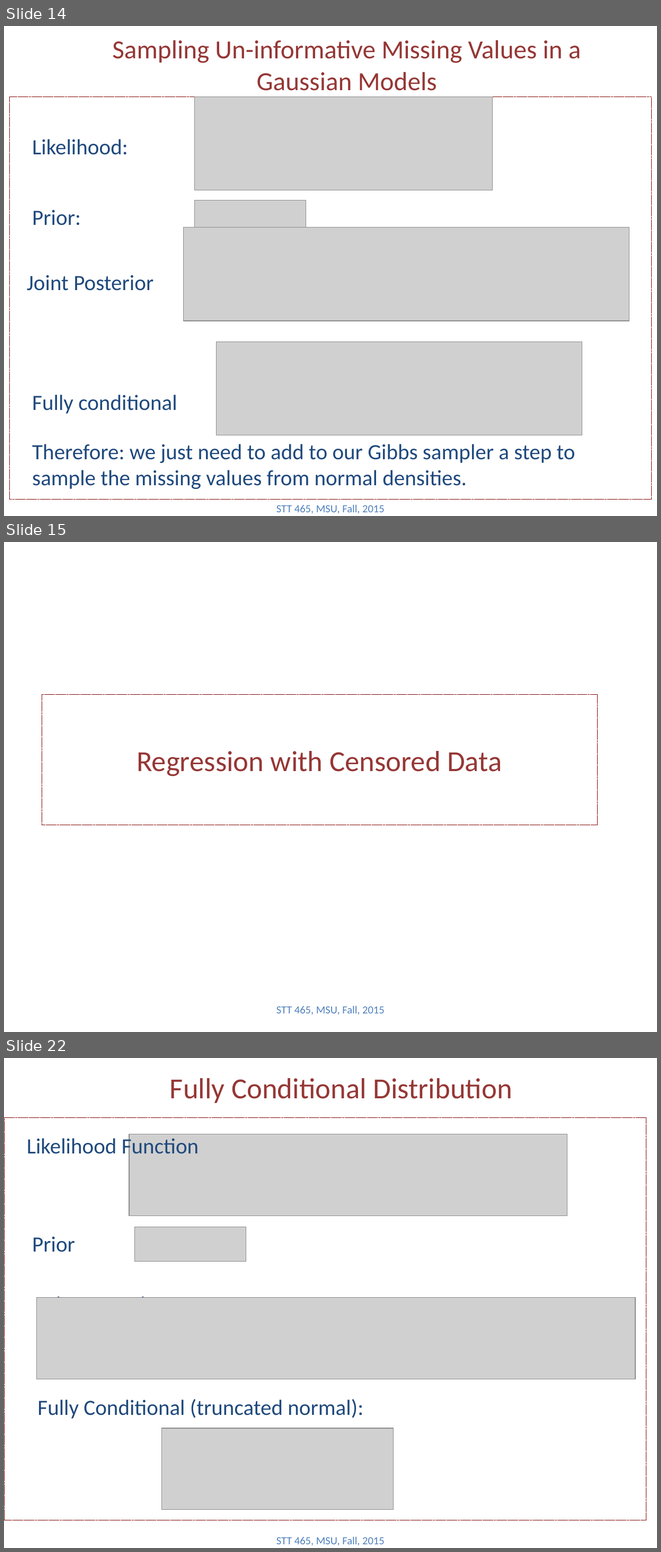
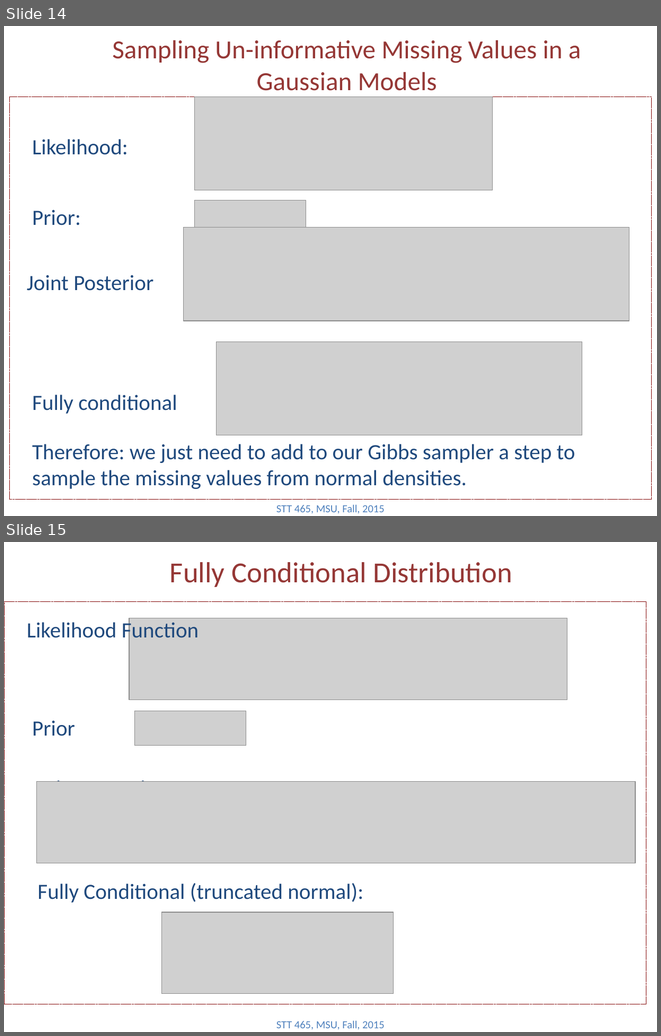
Before and after one commit to Boukos/STT465, a slide deck: STT465_13.pptx. Shown one above the other, each under a label of ours: slides 14, 15 and 22 before the commit, slides 14 and 15 after it; the slides between them are not shown. The pictures are 661x1552 and 661x1036 pixels, drawn with LibreOffice and Linux fonts; fonts in the diff are those of the drawing; grey boxes stand for pictures. Boxes give left, top, right and bottom in pixels: in the first picture for what was removed or moved away, otherwise in the second. Text is boxed around its words. In the diff, an @@ line names an element or a change of style, - is before the commit and + after.

```diff
--- a/STT465_13.pptx
+++ b/STT465_13.pptx
@@ slide 15 removed at [4, 542, 657, 1032], background #FFFFFF @@
@@ title removed at [42, 694, 597, 824] @@
-Regression with Censored Data
@@ text removed at [276, 1005, 385, 1015] @@
-STT 465, MSU, Fall, 2015
@@ what was slide 22 is now slide 15 @@
```
Also in this commit, not shown: 1 slide changed, 8 other slides removed, 3 other files.
